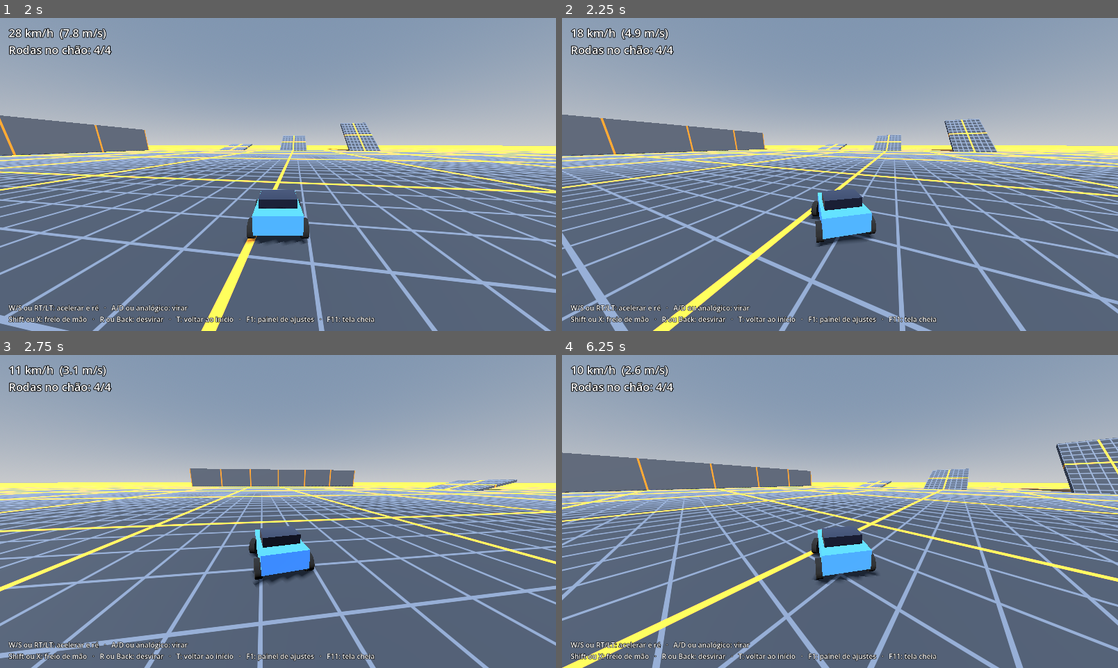
Above: before the commit, frames 1-4 (two rows, left to right).
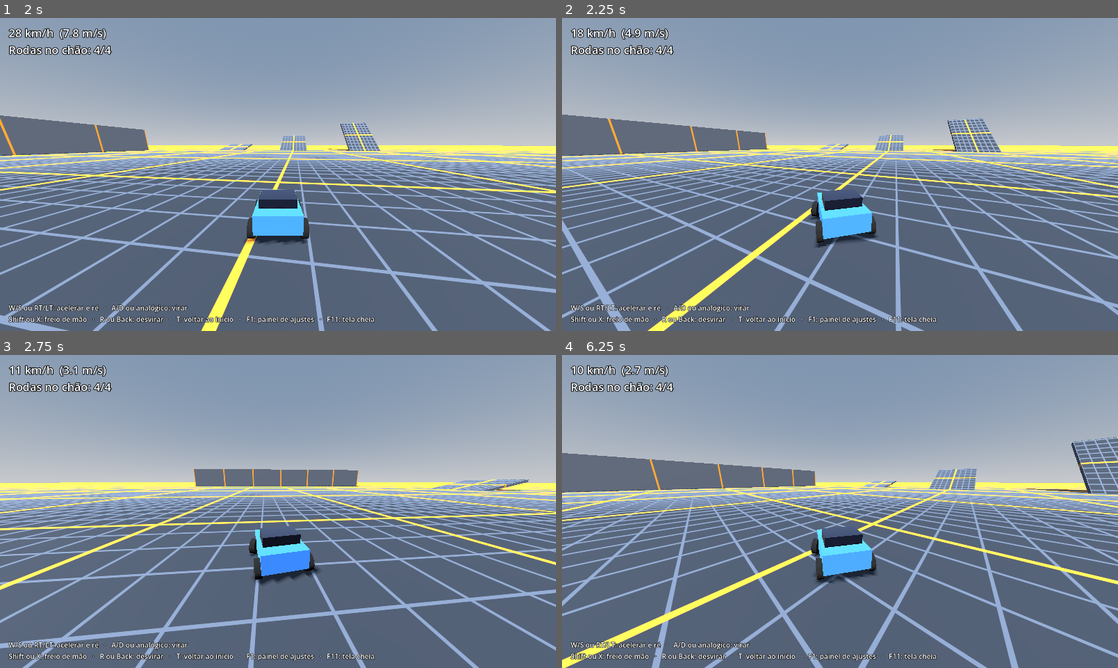
Above: after the commit, the same moments.

Repository: Lelokz/JogoDoCarro
Game: Godot game, scene res://cenas/campo_teste.tscn
Same seed, same stepped clock (60 frames per second), same inputs: the game is played once before the commit and once after it.
Inputs:
- Up to frame 1 (2 s): hold D (direita) 0.53-1.28 s; hold Shift (freio_mao) 0.53-1.28 s; tap S (re) at 0.8, 1.35 s; hold Down from 1.28 s (still down); tap Shift (freio_mao) at 1.55 s
- Up to frame 2 (2.25 s): release Down at 2.03 s; hold D (direita) from 2.03 s (still down); tap W (acelerar) at 2.1 s
- Up to frame 3 (2.75 s): keep holding D (direita); tap S (re) at 2.3 s
- Up to frame 4 (6.25 s): release D (direita) at 2.78 s; hold Up 2.78-3.53 s; tap R (desvirar) at 2.85 s; tap Shift (freio_mao) at 3.05, 4.55, 5.85 s; hold Shift (freio_mao) 3.53-4.28 s; hold A (esquerda) 3.53-5.03 s; tap S (re) at 3.8, 4.35, 5.3 s; hold Down 5.03-5.78 s; tap T (voltar_inicio) at 5.1 s; hold D (direita) from 5.78 s (still down)

Frame 1 is identical in both runs. In frame 2, 9.7% of the frame differs, in the area x 0-100%, y 32-100%; in frame 3, 13%; in frame 4, 16%, in the area x 0-100%, y 3-100%.

Commit message:
Drift: aderência volta aos poucos e carro endireita na saída

Diff:
--- a/jogo/scripts/carro.gd
+++ b/jogo/scripts/carro.gd
@@ -20,10 +20,13 @@
 @export var aderencia := 60.0             # m/s² que os pneus seguram de lado
 @export var aderencia_freio_mao := 8.0
 @export var giro_freio_mao := 1.4         # vira quanto a mais no freio de mão
+@export var volta_aderencia := 0.6        # s pro pneu voltar a agarrar depois de soltar o freio de mão
+@export var endireitar := 2.0             # quanto o carro gira sozinho pra apontar pra onde está indo
 @export var angulo_visual_roda := 0.45    # rad, só a roda desenhada
 
 # [velocidade m/s, aceleração m/s²]: acelera forte parado e quase nada perto de 14,1
 const ACELERACAO := [[0.0, 16.0], [14.0, 1.6], [14.1, 0.0]]
+const ENTRADA_DERRAPAGEM := 0.1   # s pro pneu soltar quando aperta o freio de mão
 # [velocidade m/s, curvatura 1/m]: quanto mais rápido, mais aberta a curva
 const CURVATURA := [[0.0, 0.69], [5.0, 0.398], [10.0, 0.235], [15.0, 0.1375], [17.5, 0.11], [25.0, 0.088]]
 
@@ -31,6 +34,7 @@
 
 var compressao := [0.0, 0.0, 0.0, 0.0]
 var rodas_no_chao := 0
+var derrapagem := 0.0   # 0 = pneu agarrando, 1 = freio de mão inteiro
 var giro_pneu := 0.0
 var ponto_inicial: Transform3D
 var pedido_desvirar := false
@@ -100,13 +104,19 @@
 			dv = -signf(v_frente) * minf(desaceleracao_solto * dt, absf(v_frente))
 		v += frente * dv * contato
 
-		var limite_lado := (aderencia_freio_mao if freio_mao else aderencia) * dt * contato
+		if freio_mao:
+			derrapagem = minf(derrapagem + dt / ENTRADA_DERRAPAGEM, 1.0)
+		else:
+			derrapagem = maxf(derrapagem - dt / volta_aderencia, 0.0)
+		var limite_lado := lerpf(aderencia, aderencia_freio_mao, derrapagem) * dt * contato
 		v -= lado * clampf(v_lado, -limite_lado, limite_lado)
 		v -= normal_chao * grude * dt * contato
 
 		var giro := -direcao * curva(CURVATURA, absf(v_frente)) * multiplicador_curva * v_frente
-		if freio_mao:
-			giro *= giro_freio_mao
+		giro *= lerpf(1.0, giro_freio_mao, derrapagem)
+		var angulo_deslize := frente.signed_angle_to(v.slide(normal_chao), normal_chao)
+		if v.length() > 2.0 and absf(angulo_deslize) < deg_to_rad(100.0):
+			giro += angulo_deslize * endireitar * (1.0 - derrapagem)
 		var w := estado.angular_velocity
 		estado.angular_velocity = w + cima * (giro - w.dot(cima)) * contato
 
--- a/jogo/scripts/painel_ajustes.gd
+++ b/jogo/scripts/painel_ajustes.gd
@@ -28,6 +28,8 @@
 	["carro", "aderencia", "Aderência (m/s²)", 5.0, 150.0, 1.0],
 	["carro", "aderencia_freio_mao", "Aderência no freio de mão", 0.0, 60.0, 0.5],
 	["carro", "giro_freio_mao", "Giro no freio de mão", 1.0, 3.0, 0.05],
+	["carro", "volta_aderencia", "Volta da aderência (s)", 0.05, 2.0, 0.05],
+	["carro", "endireitar", "Endireitar na saída do drift", 0.0, 8.0, 0.1],
 	["titulo", "Câmera"],
 	["camera", "distancia", "Distância (m)", 1.5, 6.0, 0.1],
 	["camera", "altura", "Altura (m)", 0.3, 3.0, 0.05],
Not shown, changed: PROGRESSO.md
